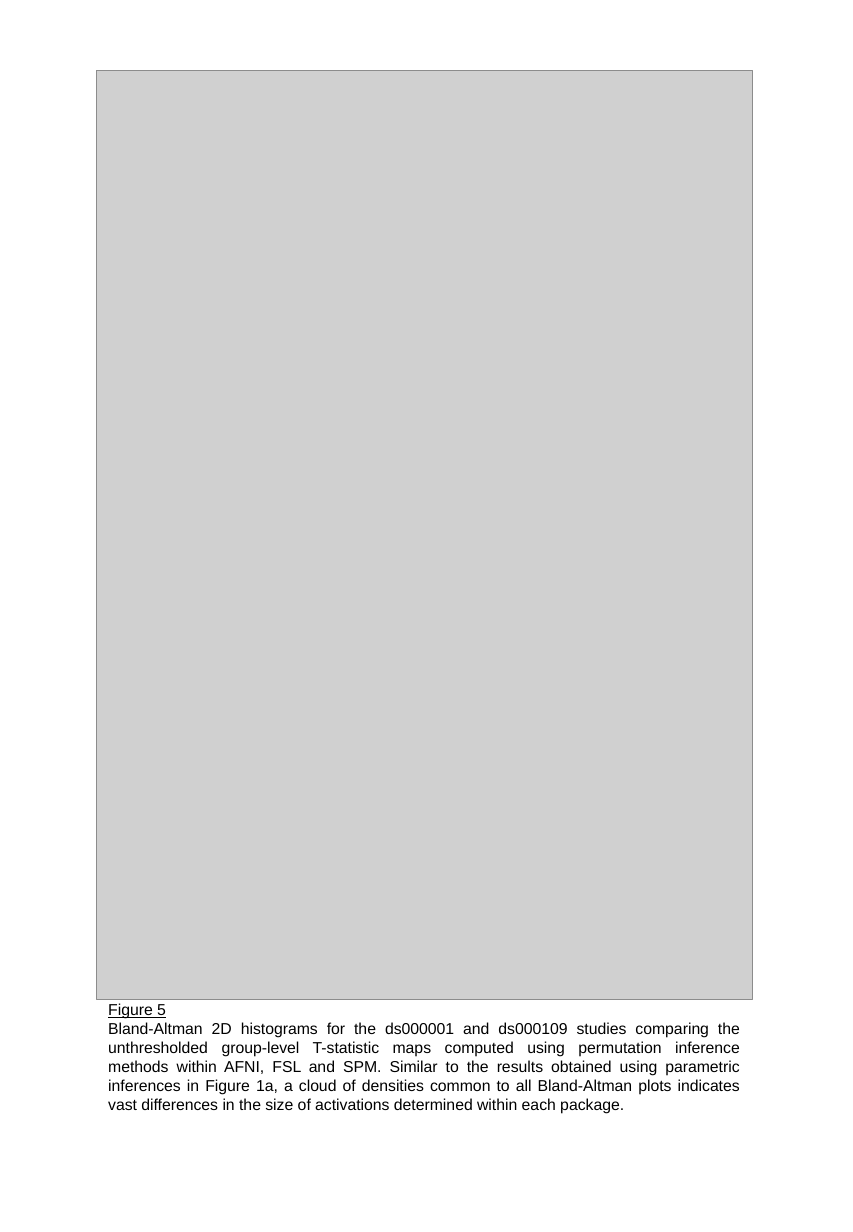
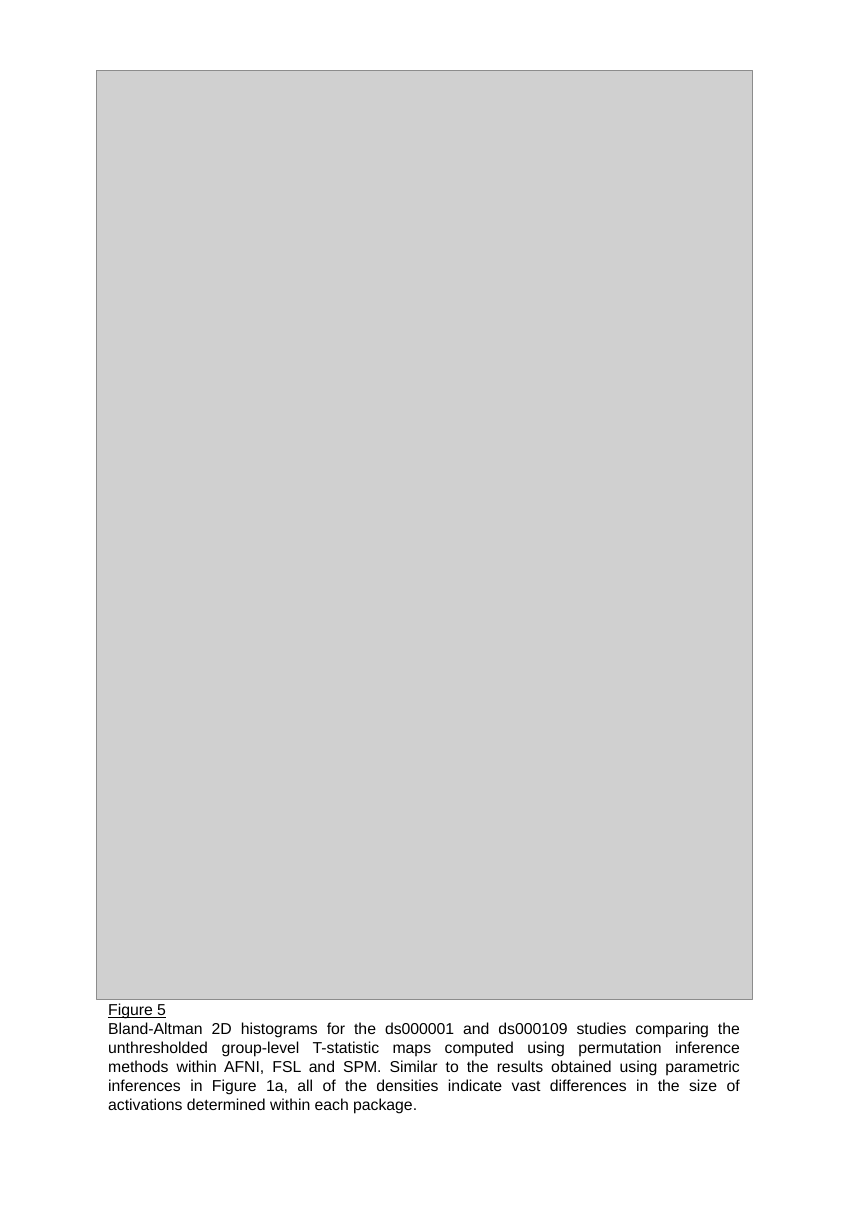
Before and after one commit to NISOx-BDI/Software_Comparison, a slide deck: slide 6 of publication-figures-portrait.pptx (slide 4 before the commit). Drawn at 853x1232 pixels with LibreOffice and Linux fonts; fonts in the diff are those of the drawing; grey boxes stand for pictures. Boxes give left, top, right and bottom in pixels: in the first picture for what was removed or moved away, otherwise in the second. Text is boxed around its words. In the diff, an @@ line names an element or a change of style, - is before the commit and + after.

Commit message:
figures converted to pdf, new figures of thresholded and unthresholded stat images

```diff
--- a/publication-figures-portrait.pptx
+++ b/publication-figures-portrait.pptx
@@ text at bbox=[108, 1022, 740, 1114]: text changed @@
-Bland-Altman 2D histograms for the ds000001 and ds000109 studies comparing the unthresholded group-level T-statistic maps computed using permutation inference methods within AFNI, FSL and SPM. Similar to the results obtained using parametric inferences in Figure 1a, a cloud of densities common to all Bland-Altman plots indicates vast differences in the size of activations determined within each package.
+Bland-Altman 2D histograms for the ds000001 and ds000109 studies comparing the unthresholded group-level T-statistic maps computed using permutation inference methods within AFNI, FSL and SPM. Similar to the results obtained using parametric inferences in Figure 1a, all of the densities indicate vast differences in the size of activations determined within each package.
```
Also in this commit, not shown: 4 other slides changed, 2 slides added, 26 other files.
